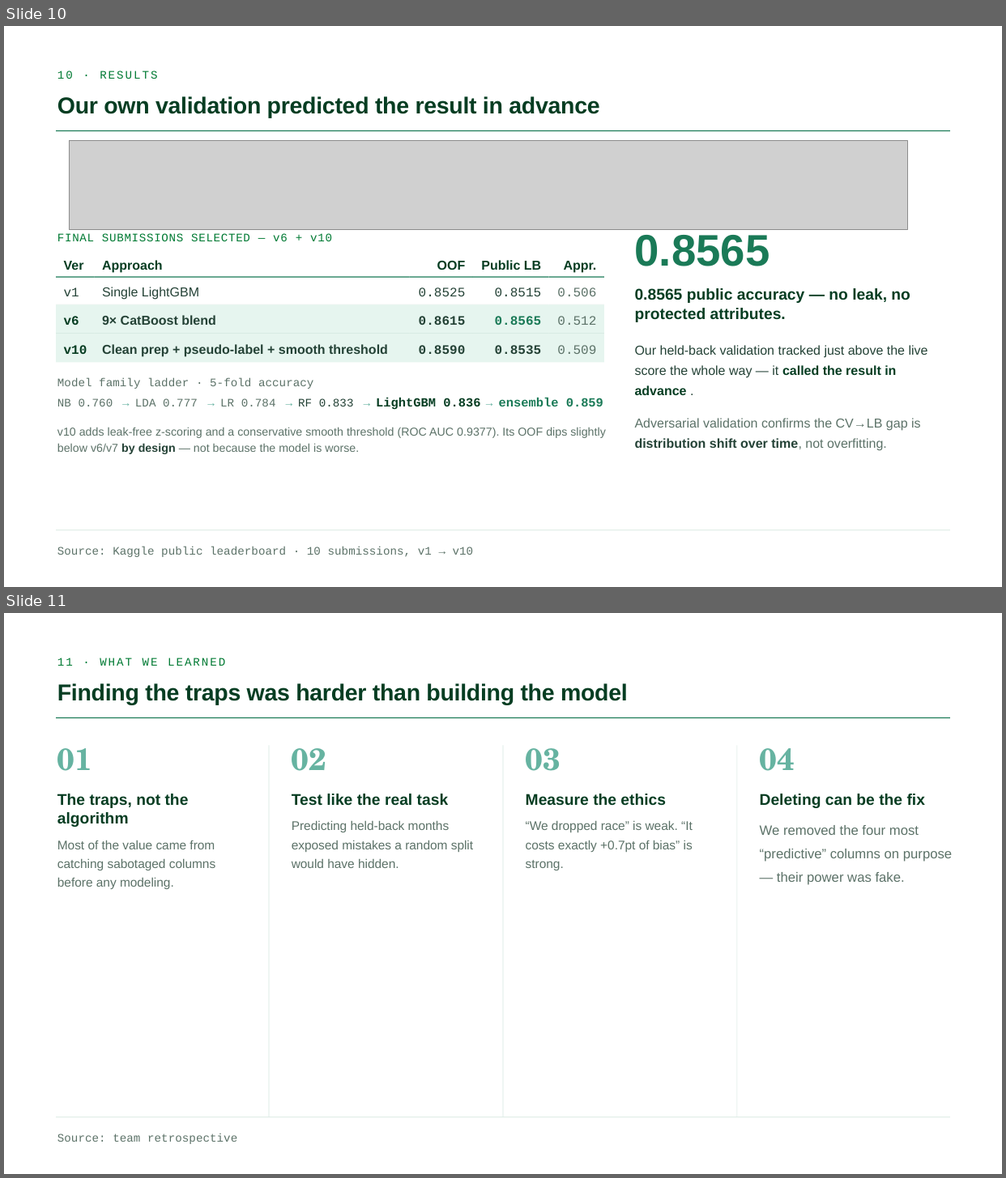
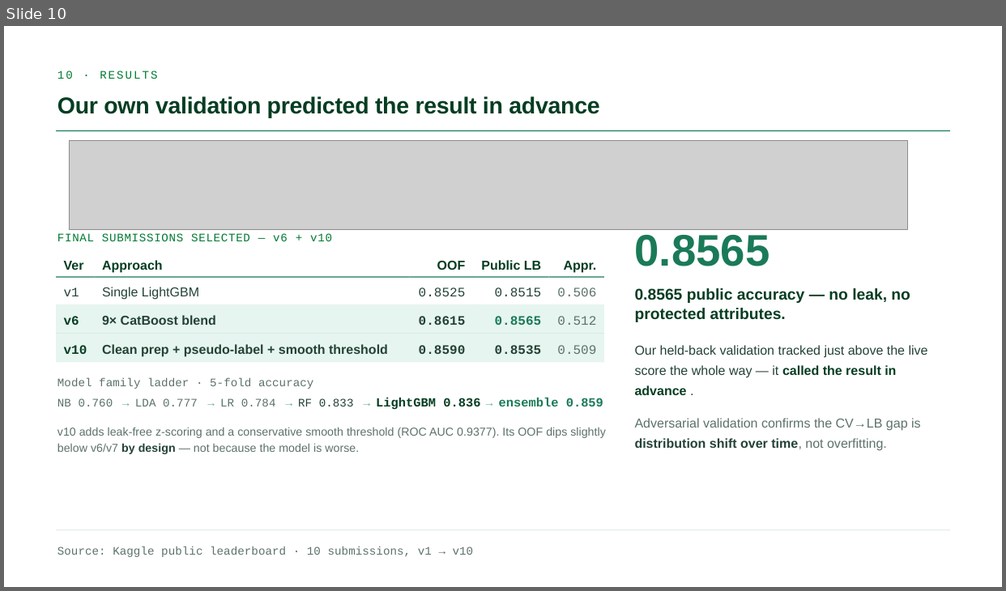
Before and after one commit to GianlucaBave/final-data-finance, a slide deck: presentation/Consulting_Finance_ML_Slides.pptx. Shown one above the other, each under a label of ours: slides 10 and 11 before the commit, slide 10 after it. The pictures are 1006x1178 and 1006x591 pixels, drawn with LibreOffice and Linux fonts; fonts in the diff are those of the drawing; grey boxes stand for pictures. Boxes give left, top, right and bottom in pixels: in the first picture for what was removed or moved away, otherwise in the second. Text is boxed around its words. In the diff, an @@ line names an element or a change of style, - is before the commit and + after.

Commit message:
Delete 'What we learned' slide; sharpen 'What comes next' steps
- removed slide 11 (lessons) per feedback
- reworked the 4 next-steps with specific, defensible reasons tied to the project;
  fixed step 4 to say approval rates drifted (not 'months look different', which
  contradicted our adversarial-validation finding)
- renumbered remaining slides (now 13 total)

```diff
--- a/presentation/Consulting_Finance_ML_Slides.pptx
+++ b/presentation/Consulting_Finance_ML_Slides.pptx
@@ slide 11 removed at (x1=4, y1=613, x2=1002, y2=1174), background #FFFFFF @@
@@ text removed at (x1=57, y1=658, x2=225, y2=666) @@
-11 · WHAT WE LEARNED
@@ text removed at (x1=57, y1=683, x2=628, y2=705) @@
-Finding the traps was harder than building the model
@@ rectangle removed at (x1=56, y1=717, x2=950, y2=718) @@
@@ text removed at (x1=57, y1=748, x2=93, y2=771) @@
-01
@@ rectangle removed at (x1=268, y1=745, x2=269, y2=1117) @@
@@ text removed at (x1=292, y1=748, x2=327, y2=771) @@
-02
@@ rectangle removed at (x1=502, y1=745, x2=503, y2=1117) @@
@@ text removed at (x1=526, y1=748, x2=561, y2=771) @@
-03
@@ rectangle removed at (x1=736, y1=745, x2=737, y2=1117) @@
@@ text removed at (x1=760, y1=748, x2=795, y2=771) @@
-04
@@ text removed at (x1=57, y1=794, x2=189, y2=827) @@
-The traps, not the algorithm
@@ text removed at (x1=292, y1=794, x2=449, y2=806) @@
-Test like the real task
@@ text removed at (x1=526, y1=794, x2=666, y2=806) @@
-Measure the ethics
@@ text removed at (x1=760, y1=794, x2=925, y2=808) @@
-Deleting can be the fix
@@ text removed at (x1=292, y1=821, x2=473, y2=868) @@
-Predicting held-back months exposed mistakes a random split would have hidden.
@@ text removed at (x1=526, y1=821, x2=692, y2=871) @@
-“We dropped race” is weak. “It costs exactly +0.7pt of bias” is strong.
@@ text removed at (x1=760, y1=825, x2=952, y2=885) @@
-We removed the four most “predictive” columns on purpose — their power was fake.
@@ text removed at (x1=57, y1=841, x2=215, y2=889) @@
-Most of the value came from catching sabotaged columns before any modeling.
@@ rectangle removed at (x1=56, y1=1117, x2=950, y2=1118) @@
@@ text removed at (x1=57, y1=1134, x2=237, y2=1144) @@
-Source: team retrospective
```
Also in this commit, not shown: 3 slides changed.
